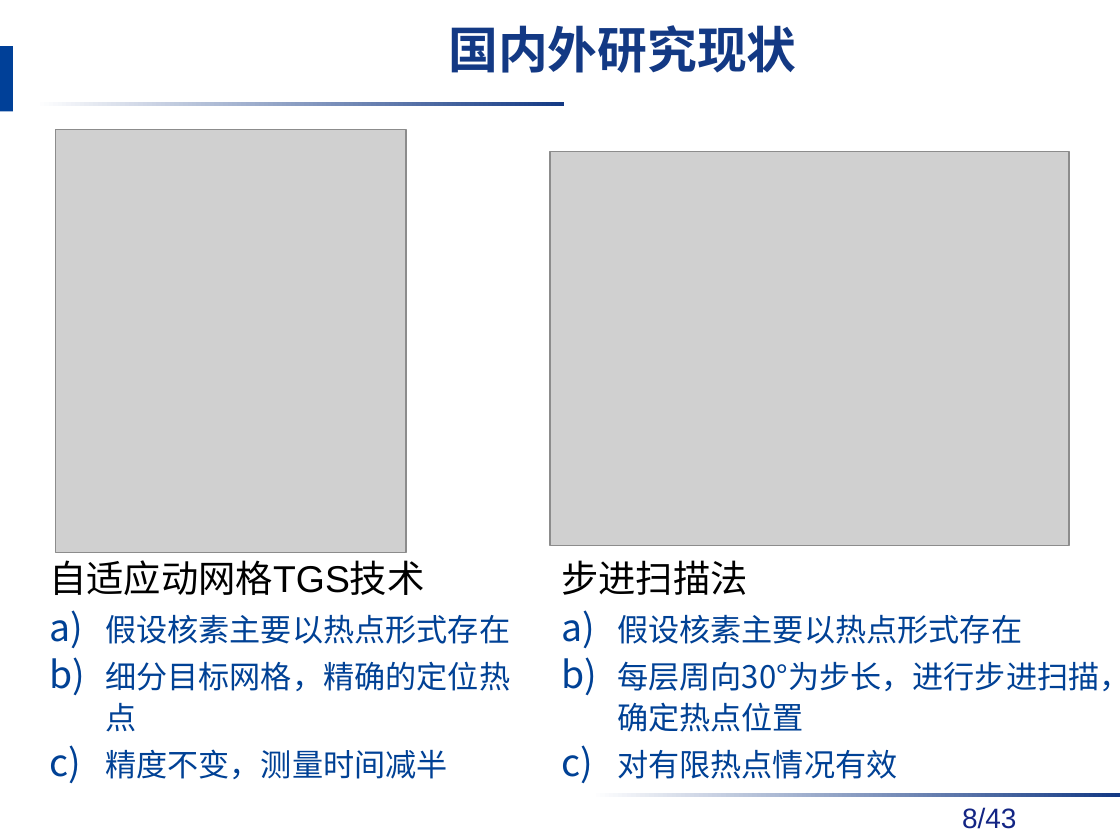
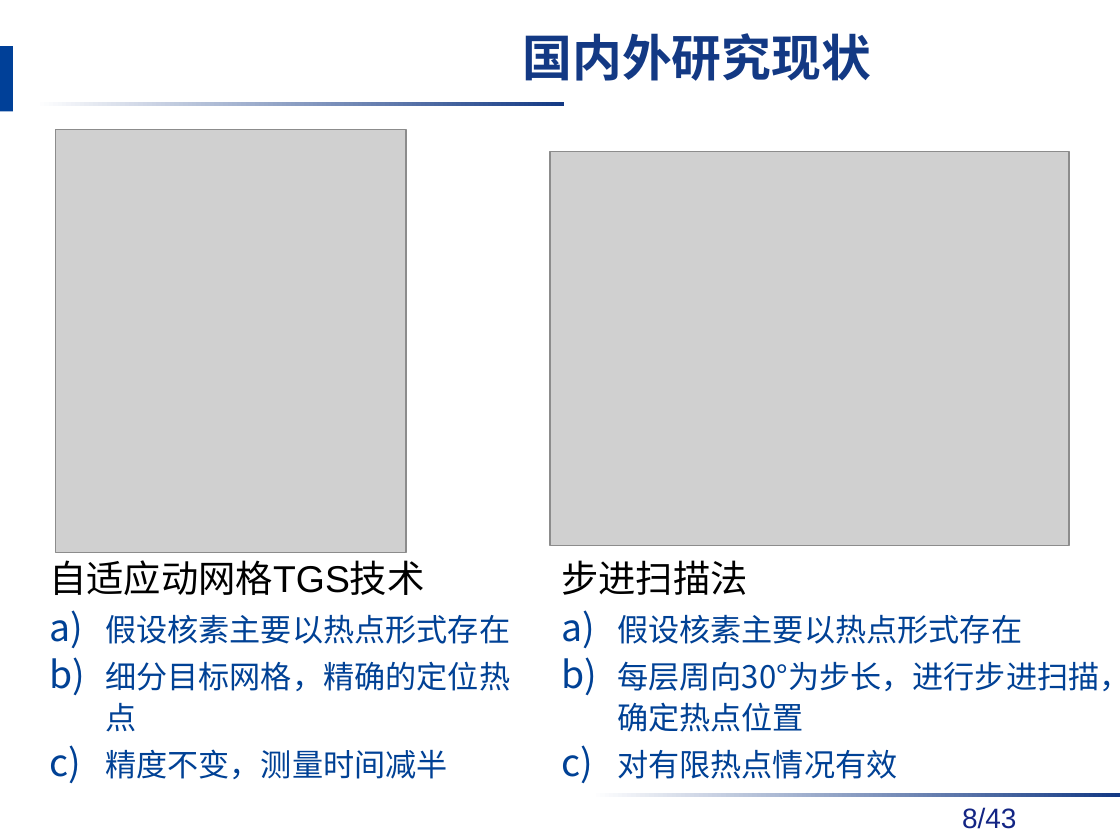
Before and after one commit to danxibao/NDAPapers, a slide deck: slide 8 of 答辩/毕业答辩报告v2-饶开源.pptx. Drawn at 1120x840 pixels with LibreOffice and Linux fonts; fonts in the diff are those of the drawing; grey boxes stand for pictures; background and template pictures are left out. Boxes give left, top, right and bottom in pixels: in the first picture for what was removed or moved away, otherwise in the second. Text is boxed around its words. In the diff, an @@ line names an element or a change of style, - is before the commit and + after.

```diff
--- a/答辩/毕业答辩报告v2-饶开源.pptx
+++ b/答辩/毕业答辩报告v2-饶开源.pptx
@@ title "国内外研究现状": place and size @@
-title "国内外研究现状" at bbox=[448, 25, 797, 73]
+title "国内外研究现状" at bbox=[523, 33, 872, 81]
```
Also in this commit, not shown: 7 other slides changed, 1 other file.
